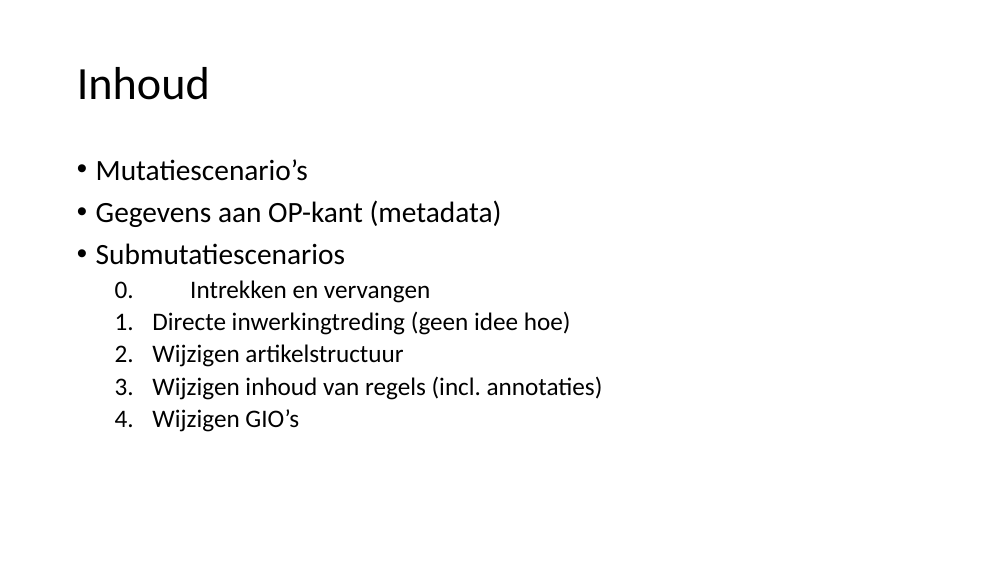
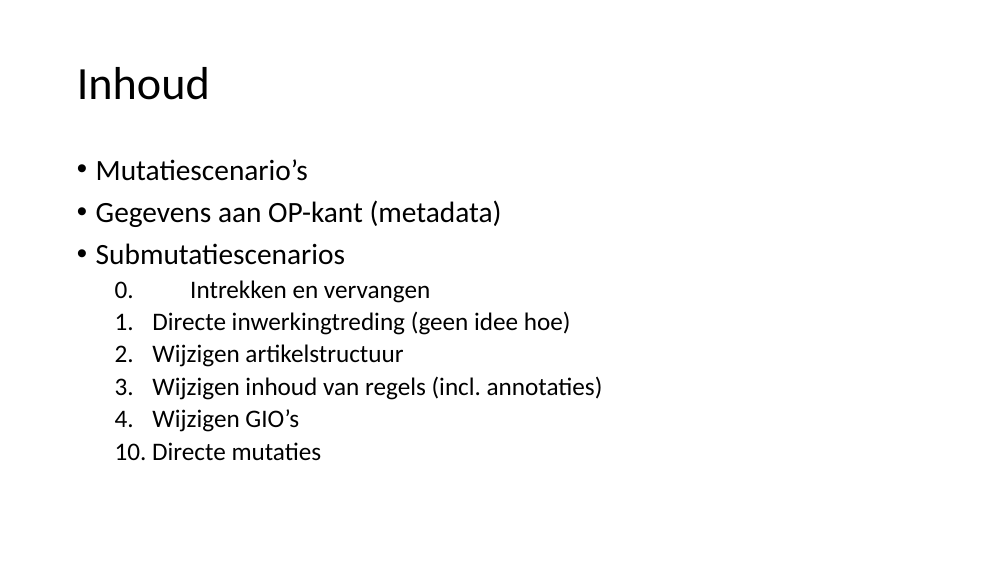
Before and after one commit to Geonovum/xml_omgevingsplan_gemeentestad, a slide deck: slide 2 of Submutatiescenario_s.pptx. Drawn at 1008x567 pixels with LibreOffice and Linux fonts; fonts in the diff are those of the drawing. Boxes give left, top, right and bottom in pixels: in the first picture for what was removed or moved away, otherwise in the second. Text is boxed around its words. In the diff, an @@ line names an element or a change of style, - is before the commit and + after.

Commit message:
pptx aangepast (directe mutaties bij slide 2 toegevoegd)

```diff
--- a/Submutatiescenario_s.pptx
+++ b/Submutatiescenario_s.pptx
@@ text at [115,442,322,460]: paragraph added @@
+  10. Directe mutaties
```
Also in this commit, not shown: 1 other slide changed.
